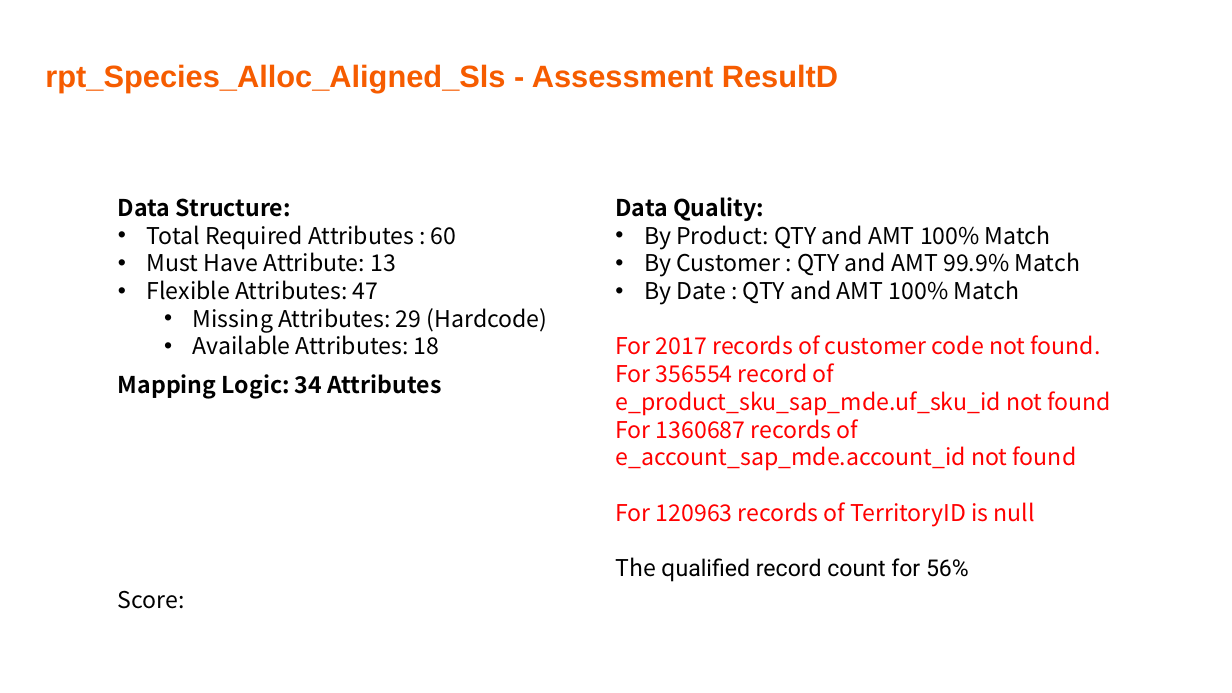
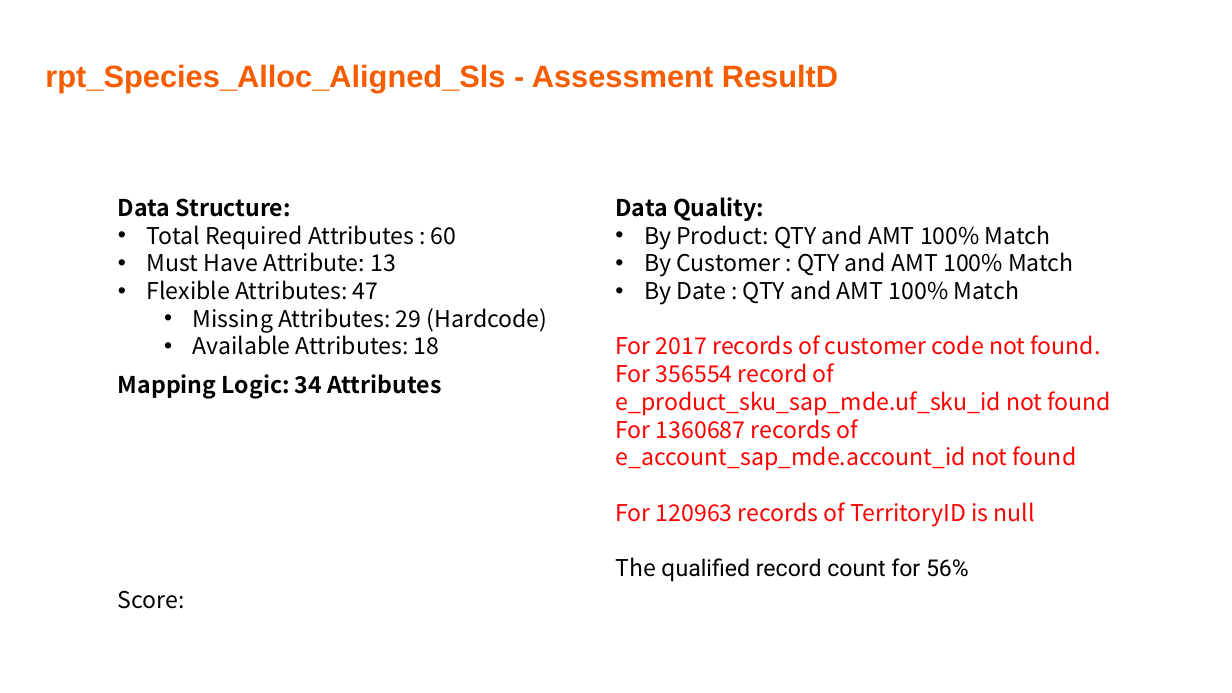
Before and after one commit to Ben202309141505/Documents, a slide deck: slide 24 of NGSE docs/NGSE China - Data Readiness Report_20231226_V0.1.pptx. Drawn at 1232x693 pixels with LibreOffice and Linux fonts; fonts in the diff are those of the drawing; background and template pictures are left out. Boxes give left, top, right and bottom in pixels: in the first picture for what was removed or moved away, otherwise in the second. Text is boxed around its words. In the diff, an @@ line names an element or a change of style, - is before the commit and + after.

```diff
--- a/NGSE docs/NGSE China - Data Readiness Report_20231226_V0.1.pptx
+++ b/NGSE docs/NGSE China - Data Readiness Report_20231226_V0.1.pptx
@@ text at (x1=644, y1=248, x2=1074, y2=277): text changed @@
-• By Customer : QTY and AMT 99.9% Match
+• By Customer : QTY and AMT 100% Match
```
Also in this commit, not shown: 4 other slides changed.
